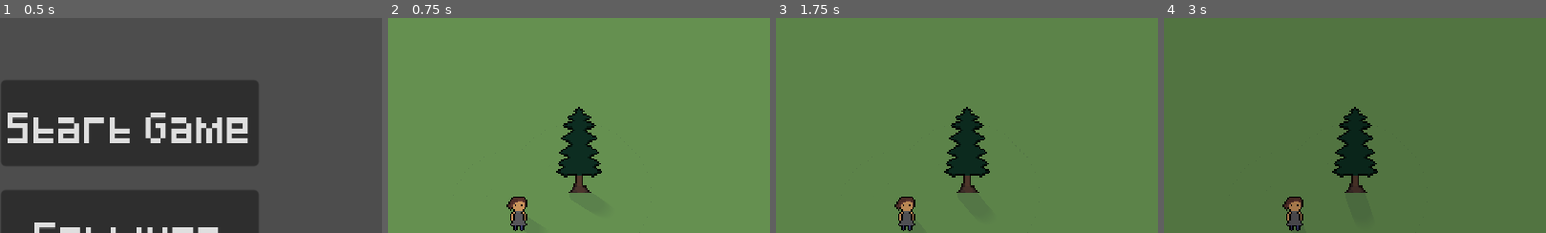
Above: before the commit, frames 1-4 (left to right).
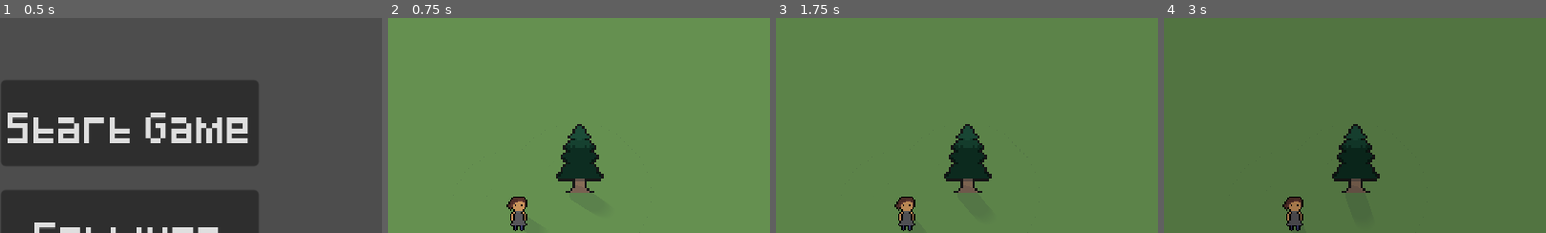
Above: after the commit, the same moments.

Repository: StormLight14/nightfall-mirror
Game: Godot game, scene res://ui/menus/main/main_menu.tscn
Same seed, same stepped clock (60 frames per second), same inputs: the game is played once before the commit and once after it.
Inputs:
- Up to frame 1 (0.5 s): no input
- Up to frame 2 (0.75 s): click "Start Game" at 0.5 s
- Up to frame 3 (1.75 s): click "1" at 1.25 s
- Up to frame 4 (3 s): click "2" at 2 s; click "3" at 2.75 s
The pictures show only the part of the screen within x 33-83%, y 0-50%; the shares and areas given below are measured in that part.

Frame 1 is identical in both runs. In frame 2, 1.7% of the frame differs, in the area x 44-57%, y 41-82%; in frame 3, 1.7%; in frame 4, 1.7%.
Error in both runs: Invalid access to property or key '<null>' on a base object of type 'Array'. (res://ui/inventory/inventory_slot.gd:46)

Commit message:
create pine tree variation

Diff:
--- /dev/null
+++ b/scenes/objects/trees/tree.gd
@@ -0,0 +1,7 @@
+extends StaticBody2D
+
+func _ready():
+	var pine_type = randi_range(1, 2)
+	$Sprite2D.texture = load("res://scenes/objects/trees/pine" + str(pine_type) + ".png")
+	if pine_type == 2:
+		$Sprite2D.scale *= 1.5
--- a/scenes/objects/trees/tree.tscn
+++ b/scenes/objects/trees/tree.tscn
@@ -1,5 +1,6 @@
-[gd_scene load_steps=4 format=3 uid="uid://bf8n6ocu1ce17"]
+[gd_scene load_steps=5 format=3 uid="uid://bf8n6ocu1ce17"]
 
+[ext_resource type="Script" path="res://scenes/objects/trees/tree.gd" id="1_8x6wr"]
 [ext_resource type="Texture2D" uid="uid://bysx5ea3q23g3" path="res://scenes/objects/trees/pine1.png" id="1_yo22k"]
 
 [sub_resource type="CapsuleShape2D" id="CapsuleShape2D_3g54j"]
@@ -10,6 +11,7 @@
 polygon = PackedVector2Array(-4, -1, 1, -1, 5, 3, 5, 6, 2, 9, -5, 9, -8, 7, -8, 3)
 
 [node name="Tree" type="StaticBody2D"]
+script = ExtResource("1_8x6wr")
 
 [node name="Sprite2D" type="Sprite2D" parent="."]
 texture = ExtResource("1_yo22k")
Binary file changed: scenes/objects/trees/pine1.png
Binary file added: scenes/objects/trees/pine2.png
Not shown, added: scenes/objects/trees/pine2.png.import
